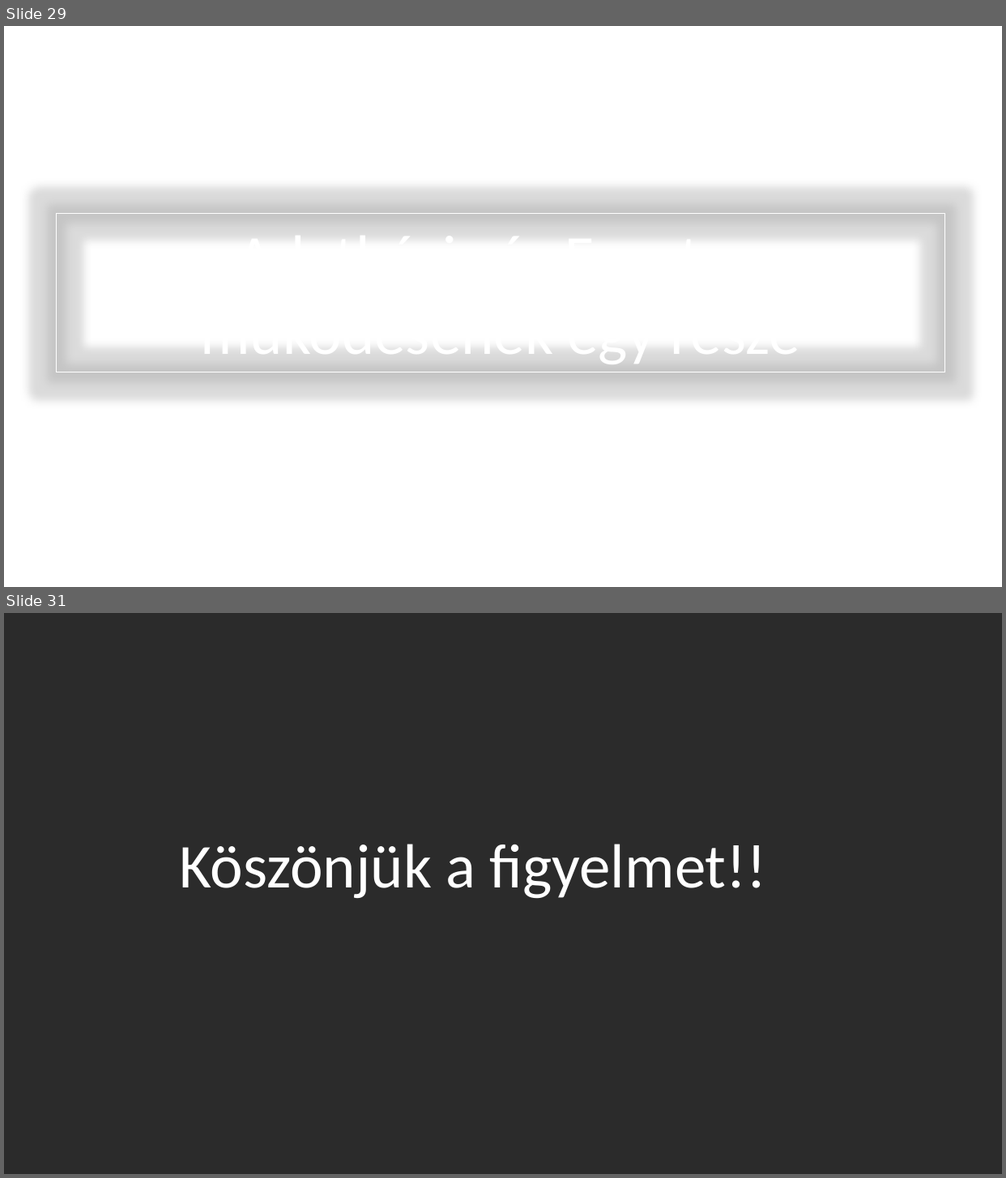
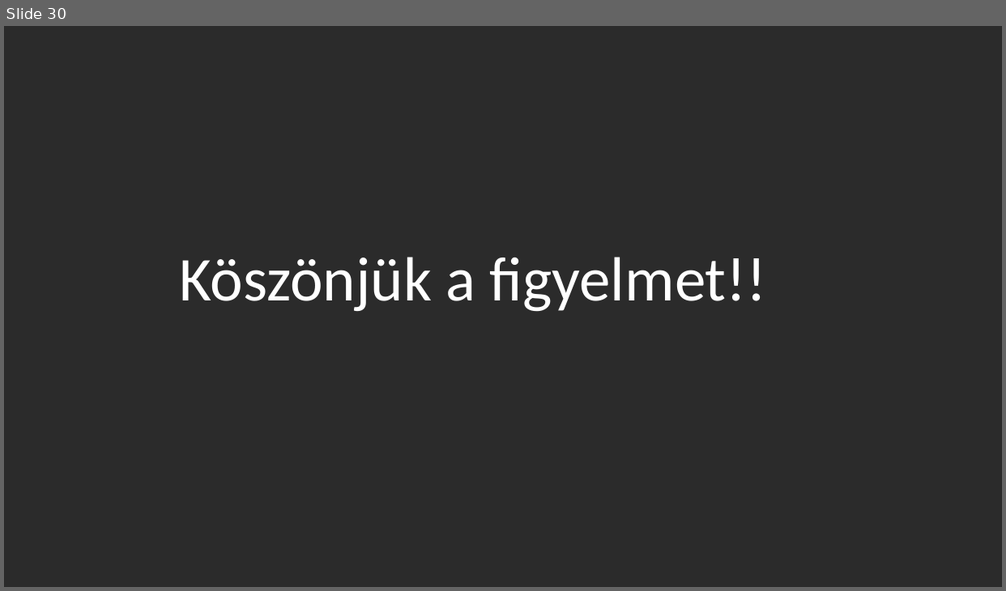
Before and after one commit to ponuzsr/vizsgaremek, a slide deck: Vizsgaremek_Ppt.pptx. Shown one above the other, each under a label of ours: slides 29 and 31 before the commit, slide 30 after it; the slides between them are not shown. The pictures are 1006x1178 and 1006x591 pixels, drawn with LibreOffice and Linux fonts; fonts in the diff are those of the drawing; background and template pictures are left out; a plain dark background stands for a picture behind light text. Boxes give left, top, right and bottom in pixels: in the first picture for what was removed or moved away, otherwise in the second. Text is boxed around its words. In the diff, an @@ line names an element or a change of style, - is before the commit and + after.

```diff
--- a/Vizsgaremek_Ppt.pptx
+++ b/Vizsgaremek_Ppt.pptx
@@ slide 29 removed at [4, 26, 1002, 587], background picture (left out) @@
@@ rectangle removed at [56, 213, 944, 372] @@
-Adatbázis és Fronten működésének egy része
@@ what was slide 31 is now slide 30 @@
```
Also in this commit, not shown: 9 slides changed, 4 slides added, 4 other slides removed.
